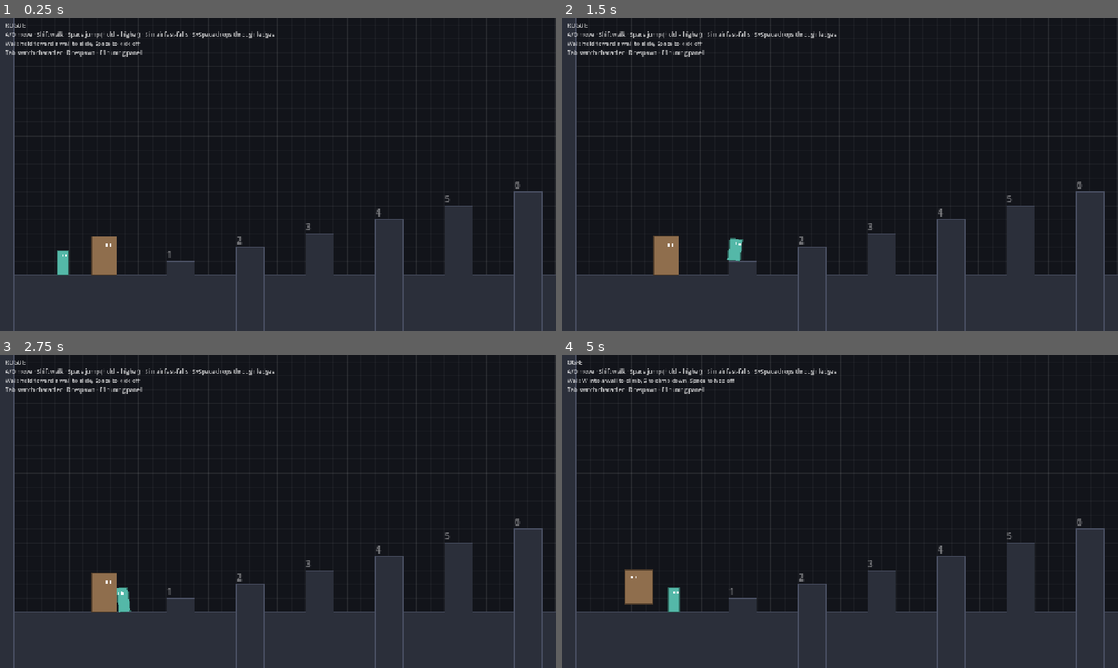
Above: before the commit, frames 1-4 (two rows, left to right).
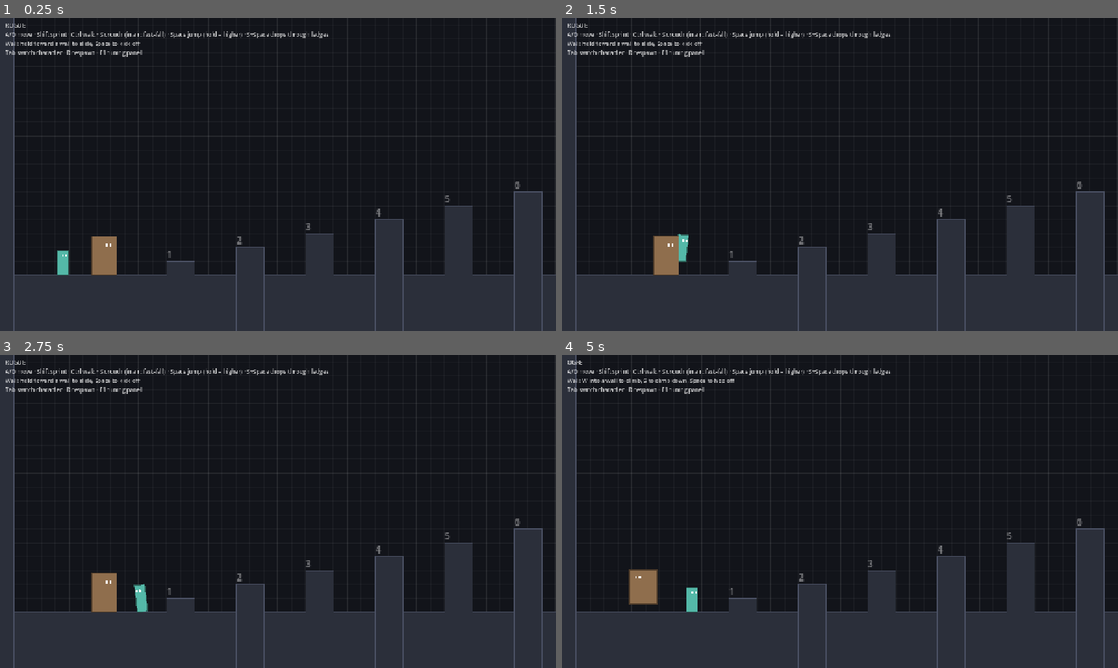
Above: after the commit, the same moments.

Repository: adoliner1/genesis
Game: Godot game, scene res://main.tscn
Two runs of this game, one before a commit and one after it. Both use one fixed random seed, a clock stepped at 60 frames per second and the inputs below.
Inputs:
- Up to frame 1 (0.25 s): no input
- Up to frame 2 (1.5 s): tap Enter at 0.5 s; hold Ctrl (walk, bound only after the commit) 0.53-1.28 s; hold D (move_right) from 0.53 s (still down); tap Space (jump) at 0.77, 1.07 s; tap Shift (walk, bound only before the commit) at 0.8, 1.35 s
- Up to frame 3 (2.75 s): tap Space (jump) at 1.52, 1.55, 1.82 s; release D (move_right) at 2.03 s; hold A (move_left) from 2.03 s (still down); hold Space (jump) from 2.03 s (still down); tap Ctrl (walk, bound only after the commit) at 2.3 s
- Up to frame 4 (5 s): release A (move_left) at 2.78 s; release Space (jump) at 2.78 s; hold D (move_right) 2.78-4.28 s; tap Tab (switch_character) at 2.85 s; tap Space (jump) at 3.02, 3.32, 3.77, 3.8, 4.07, 4.52, 4.82 s; tap Shift (walk, bound only before the commit) at 3.05, 4.35 s; hold Ctrl (walk, bound only after the commit) 3.53-4.28 s; tap R (respawn) at 4.15 s; hold A (move_left) from 4.28 s (still down); tap Ctrl (walk, bound only after the commit) at 4.55 s

The runs differ from the first frame. In frame 1, 0.5% of the frame differs, in the area x 9-59%, y 4-7%; in frame 2, 0.8%; in frame 3, 0.8%; in frame 4, 1.1%, in the area x 9-59%, y 4-83%.

Commit message:
Add sprint and crouch for all characters; faster ogre climb
Shift sprints, S crouches on the ground (shorter hitbox, stays down under
low ceilings), walk moves to Ctrl. New stats: sprint_speed, crouch_speed,
crouch_height. Test course gains a 1-tall crawlspace only the crouched
Rogue fits through. Ogre climbs at 3 tiles/s (was 1.6) with quicker paws.

Co-Authored-By: Claude Opus 5.5 <noreply@anthropic.com>
Claude-Session: https://claude.ai/code/session_012iuAtzQv4HVByNRSbEN9YS

Diff:
--- a/characters/ogre.tres
+++ b/characters/ogre.tres
@@ -8,6 +8,9 @@
 color = Color(0.56, 0.43, 0.3, 1)
 body_size = Vector2(1.8, 2.8)
 run_speed = 4.5
+sprint_speed = 6.5
+crouch_speed = 1.5
+crouch_height = 2.2
 walk_speed = 2.0
 ground_accel = 18.0
 ground_friction = 60.0
@@ -35,8 +38,8 @@
 wall_jump_push = 5.0
 wall_jump_control_lock = 0.1
 wall_coyote_time = 0.05
-climb_speed = 1.6
-climb_step_time = 0.5
+climb_speed = 3.0
+climb_step_time = 0.4
 climb_rest = 0.35
 climb_down_speed = 3.5
 waddle = 0.12
--- a/characters/rogue.tres
+++ b/characters/rogue.tres
@@ -8,6 +8,9 @@
 color = Color(0.33, 0.72, 0.66, 1)
 body_size = Vector2(0.8, 1.8)
 run_speed = 9.0
+sprint_speed = 13.0
+crouch_speed = 3.0
+crouch_height = 0.9
 walk_speed = 3.5
 ground_accel = 70.0
 ground_friction = 45.0
--- a/game/character.gd
+++ b/game/character.gd
@@ -18,6 +18,8 @@
 
 # State readable by the visual and the tuning panel.
 var climbing := false
+var crouching := false
+var sprinting := false
 var wall_sliding := false
 var climb_phase := 0.0
 var stagger_left := 0.0
@@ -45,8 +47,16 @@
 	apply_body_size()
 
 
+## Collision size in pixels; shorter while crouching.
+func current_size() -> Vector2:
+	var size := stats.body_size
+	if crouching:
+		size.y = minf(stats.crouch_height, size.y)
+	return size * TILE
+
+
 func apply_body_size() -> void:
-	var size := stats.body_size * TILE
+	var size := current_size()
 	(_shape.shape as RectangleShape2D).size = size
 	# Origin sits at the feet so spawn points and visuals line up with the floor.
 	_shape.position = Vector2(0, -size.y / 2)
@@ -78,6 +88,7 @@
 		move_x = 0.0
 
 	_update_climb(on_floor, move_x)
+	_update_crouch(on_floor)
 	wall_sliding = (s.wall_mode == MovementStats.WallMode.WALL_JUMP and not on_floor
 			and _wall_dir != 0 and signf(move_x) == _wall_dir and velocity.y > 0.0)
 
@@ -87,9 +98,9 @@
 		_horizontal(delta, on_floor, move_x)
 		_gravity(delta, on_floor)
 
+	_try_drop_through(on_floor)
 	if stagger_left <= 0.0:
 		_try_jump(on_floor)
-	_try_drop_through(on_floor)
 
 	if move_x != 0.0 and not climbing and _control_lock_left <= 0.0:
 		facing = int(signf(move_x))
@@ -116,7 +127,14 @@
 
 func _horizontal(delta: float, on_floor: bool, move_x: float) -> void:
 	var s := stats
-	var speed := s.walk_speed if input.walk else s.run_speed
+	var speed := s.run_speed
+	if crouching:
+		speed = s.crouch_speed
+	elif input.walk:
+		speed = s.walk_speed
+	elif input.sprint:
+		speed = s.sprint_speed
+	sprinting = input.sprint and not crouching and not input.walk and move_x != 0.0
 	var target := move_x * speed * TILE
 	var accel: float
 	var friction := s.ground_friction if on_floor else s.air_friction
@@ -180,6 +198,10 @@
 		climbing = false
 		_wall_coyote_left = 0.0
 	elif _coyote_left > 0.0:
+		if crouching:
+			if not _can_stand():
+				return
+			_set_crouching(false)
 		velocity.y = -jump_velocity(s.jump_height)
 		climbing = false
 	elif _air_jumps_left > 0:
@@ -214,6 +236,26 @@
 		stagger_left = stats.landing_stagger
 		velocity.x = 0.0
 	landed.emit(impact)
+
+
+# --- crouch ------------------------------------------------------------------
+
+func _update_crouch(on_floor: bool) -> void:
+	# S crouches on the ground (in the air it fast-falls instead). Stay down
+	# while a ceiling is in the way.
+	var want := on_floor and input.down and not climbing
+	if want != crouching and (want or _can_stand()):
+		_set_crouching(want)
+
+
+func _set_crouching(on: bool) -> void:
+	crouching = on
+	apply_body_size()
+
+
+func _can_stand() -> bool:
+	var rise := stats.body_size.y * TILE - current_size().y
+	return rise <= 0.0 or not test_move(global_transform, Vector2(0, -rise))
 
 
 # --- walls --------------------------------------------------------------------
--- a/game/character_visual.gd
+++ b/game/character_visual.gd
@@ -50,7 +50,7 @@
 
 func _draw() -> void:
 	var s := body.stats
-	var size := s.body_size * Character.TILE
+	var size := body.current_size()
 	var f := float(body.facing)
 	var rect := Rect2(Vector2(-size.x / 2, -size.y), size)
 	var col := s.color
--- a/game/controls.gd
+++ b/game/controls.gd
@@ -7,7 +7,8 @@
 	"move_up": [KEY_W, KEY_UP],
 	"move_down": [KEY_S, KEY_DOWN],
 	"jump": [KEY_SPACE],
-	"walk": [KEY_SHIFT],
+	"sprint": [KEY_SHIFT],
+	"walk": [KEY_CTRL],
 	"switch_character": [KEY_TAB],
 	"respawn": [KEY_R],
 	"toggle_tuning": [KEY_F1],
--- a/game/main.gd
+++ b/game/main.gd
@@ -73,7 +73,7 @@
 			walls = "Wall: hold toward a wall to slide, Space to kick off"
 		MovementStats.WallMode.CLIMB:
 			walls = "Wall: W into a wall to climb, S to climb down, Space to hop off"
-	help.text = "%s\nA/D move · Shift walk · Space jump (hold = higher) · S in air fast-falls · S+Space drops through ledges\n%s\nTab switch character · R respawn · F1 tuning panel" % [
+	help.text = "%s\nA/D move · Shift sprint · Ctrl walk · S crouch (in air: fast-fall) · Space jump (hold = higher) · S+Space drops through ledges\n%s\nTab switch character · R respawn · F1 tuning panel" % [
 		c.stats.display_name.to_upper(), walls]
 
 
--- a/game/movement_stats.gd
+++ b/game/movement_stats.gd
@@ -16,7 +16,13 @@
 ## Top running speed (tiles/s).
 @export_range(0.5, 30, 0.1) var run_speed := 8.0
 ## Speed while holding Shift (tiles/s).
+@export_range(0.5, 40, 0.1) var sprint_speed := 12.0
+## Speed while holding Ctrl (tiles/s).
 @export_range(0.5, 30, 0.1) var walk_speed := 3.0
+## Speed while crouched (hold S on the ground).
+@export_range(0.2, 20, 0.1) var crouch_speed := 2.5
+## Height while crouched, in tiles. Under 1 fits a 1-tall crawlspace.
+@export_range(0.5, 4, 0.05) var crouch_height := 0.9
 ## Speeding up toward run speed (tiles/s²).
 @export_range(1, 400, 1) var ground_accel := 60.0
 ## Slowing down with no input (tiles/s²). Low = slidey.
--- a/game/player_input.gd
+++ b/game/player_input.gd
@@ -7,6 +7,7 @@
 var up := false
 var down := false
 var walk := false
+var sprint := false
 var jump_held := false
 var jump_pressed := false
 
@@ -17,6 +18,7 @@
 	i.up = Input.is_action_pressed("move_up")
 	i.down = Input.is_action_pressed("move_down")
 	i.walk = Input.is_action_pressed("walk")
+	i.sprint = Input.is_action_pressed("sprint")
 	i.jump_held = Input.is_action_pressed("jump")
 	i.jump_pressed = Input.is_action_just_pressed("jump")
 	return i
--- a/tests/test_movement.gd
+++ b/tests/test_movement.gd
@@ -77,15 +77,48 @@
 		var hop := (start - peak) / T
 		check("%s short hop is lower" % s.display_name, hop < h * 0.7, "%.2f tiles" % hop)
 
-		c.position = Vector2(79 * T, floor_y)  # flat run-up strip
+		c.position = Vector2(89 * T, floor_y)  # flat run-up strip
 		c.velocity = Vector2.ZERO
 		sim(c, 1.2, func(i: PlayerInput, _t): i.move_x = 1.0)
 		check("%s reaches run speed" % s.display_name, absf(c.velocity.x / T - s.run_speed) < 0.1,
 				"%.2f tiles/s" % (c.velocity.x / T))
 		c.queue_free()
 
-	# Rogue: kick off the shaft wall (inner x 114..118, wall on the left at x=113).
-	var r := spawn("res://characters/rogue.tres", Vector2(114.45 * T, 20 * T))
+	# Sprint and crouch speeds, from the run-up strip.
+	for path in ["res://characters/rogue.tres", "res://characters/ogre.tres"]:
+		var c := spawn(path, Vector2(89 * T, floor_y))
+		sim(c, 0.2, func(_i, _t): pass)
+		sim(c, 1.0, func(i: PlayerInput, _t): i.move_x = 1.0; i.sprint = true)
+		check("%s reaches sprint speed" % c.stats.display_name, absf(c.velocity.x / T - c.stats.sprint_speed) < 0.1,
+				"%.2f tiles/s" % (c.velocity.x / T))
+		c.position = Vector2(89 * T, floor_y)
+		sim(c, 1.0, func(i: PlayerInput, _t): i.move_x = 1.0; i.down = true)
+		check("%s crouch-walks" % c.stats.display_name, c.crouching and absf(c.velocity.x / T - c.stats.crouch_speed) < 0.1,
+				"crouching=%s, %.2f tiles/s" % [c.crouching, c.velocity.x / T])
+		c.queue_free()
+
+	# Crawlspace (x 42..48, 1 tile tall): rogue crouch-crawls through, stays down
+	# inside after letting go of S; ogre is blocked.
+	for path in ["res://characters/rogue.tres", "res://characters/ogre.tres"]:
+		var c := spawn(path, Vector2(39 * T, floor_y))
+		sim(c, 0.2, func(_i, _t): pass)
+		var rogue := c.stats.display_name == "Rogue"
+		sim(c, 2.0, func(i: PlayerInput, _t): i.move_x = 1.0; i.down = true)
+		var inside := c.position.x > 43 * T and c.position.x < 48 * T
+		sim(c, 0.1, func(i: PlayerInput, _t): pass)
+		var still_down := c.crouching
+		sim(c, 1.5, func(i: PlayerInput, _t): i.move_x = 1.0)
+		if rogue:
+			check("Rogue crawls into the crawlspace", inside and still_down,
+					"inside=%s, stays crouched after release=%s" % [inside, still_down])
+			check("Rogue comes out the far side and stands", c.position.x > 49 * T and not c.crouching,
+					"x=%.1f crouching=%s" % [c.position.x / T, c.crouching])
+		else:
+			check("Ogre is blocked by the crawlspace", c.position.x < 42 * T, "x=%.1f" % (c.position.x / T))
+		c.queue_free()
+
+	# Rogue: kick off the shaft wall (inner x 124..128, wall on the left at x=123).
+	var r := spawn("res://characters/rogue.tres", Vector2(124.45 * T, 20 * T))
 	sim(r, 0.1, func(i: PlayerInput, _t): i.move_x = -1.0)
 	check("Rogue wall-slides", r.wall_sliding, "vy=%.1f tiles/s" % (r.velocity.y / T))
 	sim(r, DT, func(i: PlayerInput, _t): i.move_x = -1.0; i.jump_pressed = true; i.jump_held = true)
@@ -93,7 +126,7 @@
 			"v=(%.1f, %.1f)" % [r.velocity.x / T, r.velocity.y / T])
 
 	# Rogue climbs the shaft by alternating wall jumps.
-	r.position = Vector2(116 * T, floor_y)
+	r.position = Vector2(126 * T, floor_y)
 	r.velocity = Vector2.ZERO
 	var dir := [1.0]
 	var top := sim(r, 6.0, func(i: PlayerInput, _t):
@@ -105,18 +138,18 @@
 	check("Rogue wall-jumps up the shaft", (floor_y - top) / T > 12, "rose %.1f tiles" % ((floor_y - top) / T))
 	r.queue_free()
 
-	# Rogue fits through the 2-tall tunnel (x 90..96); the ogre does not.
+	# Rogue fits through the 2-tall tunnel (x 100..106); the ogre does not.
 	for path in ["res://characters/rogue.tres", "res://characters/ogre.tres"]:
-		var c := spawn(path, Vector2(86 * T, floor_y))
+		var c := spawn(path, Vector2(96 * T, floor_y))
 		sim(c, 4.0, func(i: PlayerInput, _t): i.move_x = 1.0)
-		var through := c.position.x > 98 * T
+		var through := c.position.x > 108 * T
 		var rogue := c.stats.display_name == "Rogue"
 		check("%s %s the low tunnel" % [c.stats.display_name, "fits through" if rogue else "is blocked by"],
 				through == rogue, "x=%.1f" % (c.position.x / T))
 		c.queue_free()
 
-	# Ogre climbs the 6-tall block face (x=90, top at y=22) and hauls onto it.
-	var o := spawn("res://characters/ogre.tres", Vector2(89.0 * T - 1, floor_y))
+	# Ogre climbs the 6-tall block face (x=100, top at y=22) and hauls onto it.
+	var o := spawn("res://characters/ogre.tres", Vector2(99.0 * T - 1, floor_y))
 	sim(o, 0.2, func(i: PlayerInput, _t): pass)
 	var climbed := [false]
 	var on_top := [false]
@@ -130,7 +163,7 @@
 	o.queue_free()
 
 	# Ogre hard landing staggers.
-	o = spawn("res://characters/ogre.tres", Vector2(40 * T, 10 * T))
+	o = spawn("res://characters/ogre.tres", Vector2(50 * T, 10 * T))
 	sim(o, 2.0, func(i: PlayerInput, _t): pass)
 	check("Ogre hard landing", o.last_impact >= o.stats.hard_landing_speed, "impact %.1f tiles/s" % o.last_impact)
 	o.queue_free()
Not shown, changed: levels/test_course.txt
Not shown, changed: README.md
